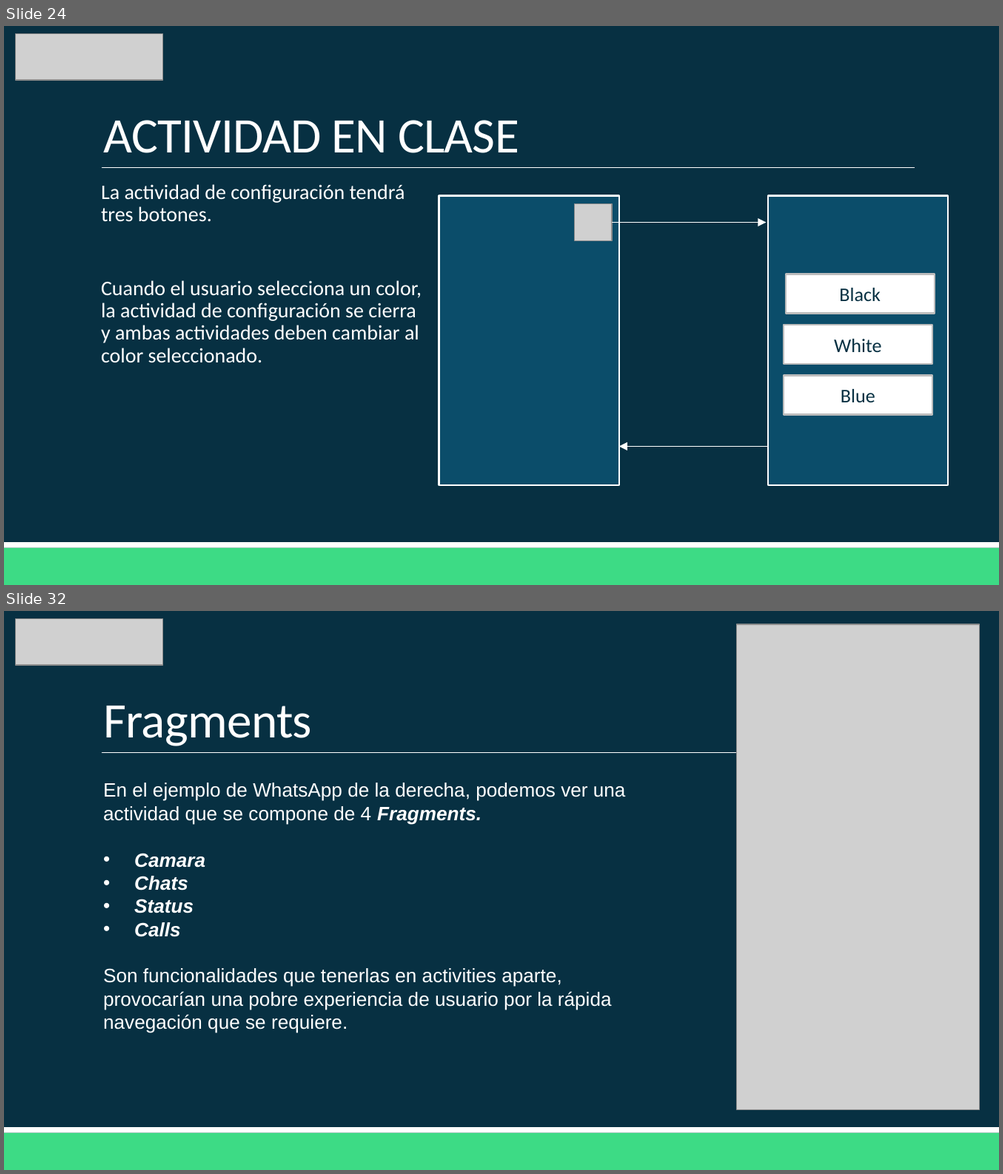
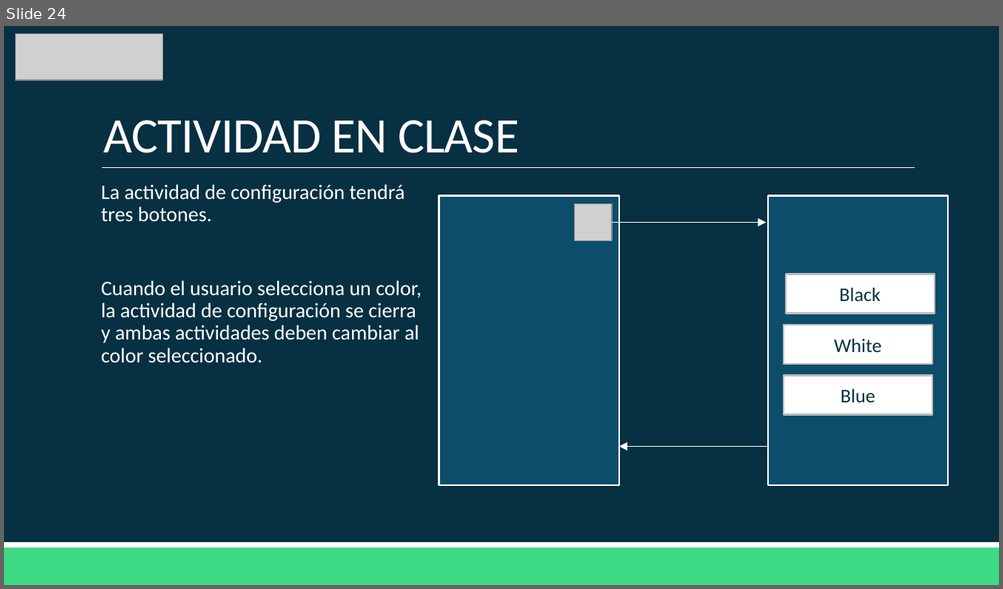
Before and after one commit to Domiciano/AppMoviles201, a slide deck: Clase3/Clase 3.pptx. Shown one above the other, each under a label of ours: slides 24 and 32 before the commit, slide 24 after it; the slides between them are not shown. The pictures are 1003x1174 and 1003x589 pixels, drawn with LibreOffice and Linux fonts; fonts in the diff are those of the drawing; grey boxes stand for pictures. Boxes give left, top, right and bottom in pixels: in the first picture for what was removed or moved away, otherwise in the second. Text is boxed around its words. In the diff, an @@ line names an element or a change of style, - is before the commit and + after.

```diff
--- a/Clase3/Clase 3.pptx
+++ b/Clase3/Clase 3.pptx
@@ slide 32 removed at [4, 611, 999, 1170], background #073042; not listed: 3 template elements that a slide beside it also shows @@
@@ picture removed at [16, 619, 163, 666] @@
@@ picture removed at [736, 625, 979, 1111] @@
@@ title removed at [103, 706, 312, 746] @@
-Fragments
@@ text removed at [103, 783, 626, 1034] @@
-En el ejemplo de WhatsApp de la derecha, podemos ver una actividad que se compone de 4 Fragments.
-• Camara
-• Chats
-• Status
-• Calls
-Son funcionalidades que tenerlas en activities aparte, provocarían una pobre experiencia de usuario por la rápida navegación que se requiere.
```
Also in this commit, not shown: 46 other slides removed.
